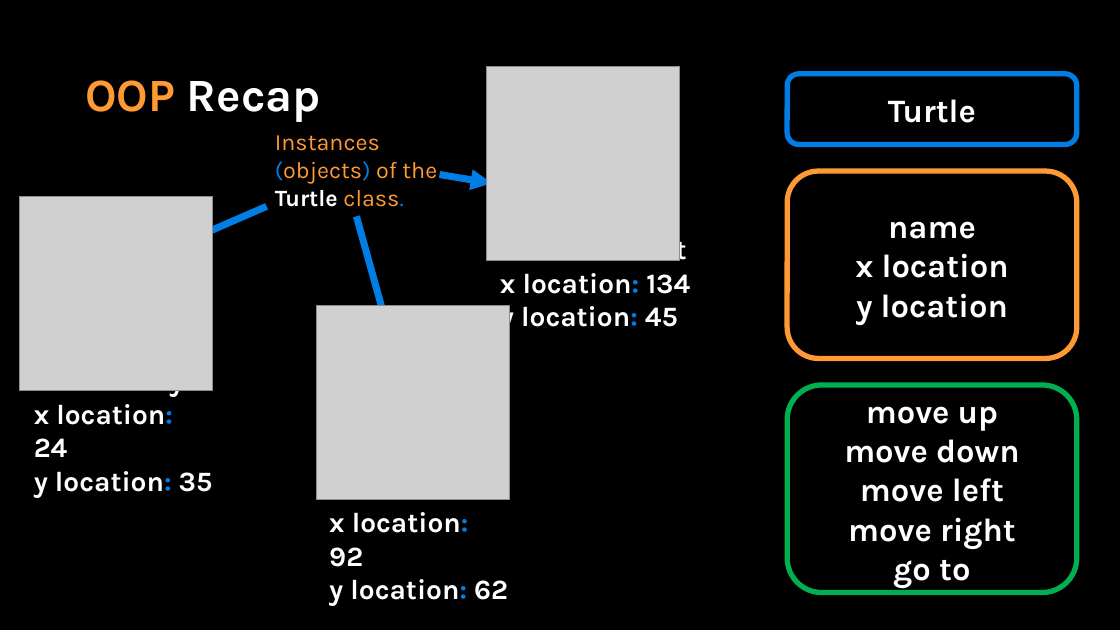
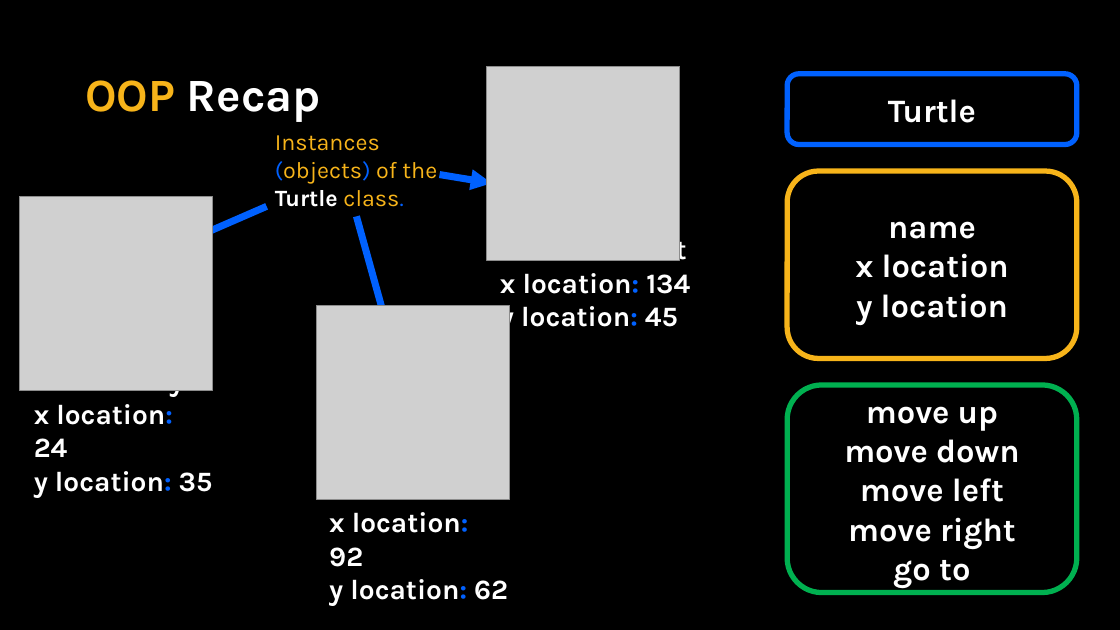
Before and after one commit to APS106/APS106-winter-2024-kinsella-goodfellow, a slide deck: slide 5 of lectures/week9/lecture3/slides/week9_lecture3.pptx. Drawn at 1120x630 pixels with LibreOffice and Linux fonts; fonts in the diff are those of the drawing; grey boxes stand for pictures; background and template pictures are left out. Boxes give left, top, right and bottom in pixels: in the first picture for what was removed or moved away, otherwise in the second. Text is boxed around its words. In the diff, an @@ line names an element or a change of style, - is before the commit and + after.

```diff
--- a/lectures/week9/lecture3/slides/week9_lecture3.pptx
+++ b/lectures/week9/lecture3/slides/week9_lecture3.pptx
@@ title "OOP Recap" at (x1=85, y1=80, x2=321, y2=122): text colour #FF9933 to #F7B41A in "OOP" @@
@@ rounded rectangle "Turtle" at (x1=787, y1=74, x2=1077, y2=145): outline #017EE5 4.5 pt to #0061FF 4.5 pt @@
@@ text "Instances (objects) of the Turtle ..." at (x1=275, y1=135, x2=437, y2=207): text colour #FF9933 to #F7B41A in "Instances (objects) of the class."; text colour #017EE5 to #0061FF in "(objects) class." @@
@@ arrow (439, 175) - (492, 183): stroke #017EE5 6 pt to #0061FF 6 pt @@
@@ rounded rectangle "name" at (x1=787, y1=171, x2=1077, y2=359): outline #FF9933 4.5 pt to #F7B41A 4.5 pt @@
@@ arrow (266, 207) - (176, 246): stroke #017EE5 6 pt to #0061FF 6 pt @@
@@ arrow (356, 217) - (389, 334): stroke #017EE5 6 pt to #0061FF 6 pt @@
@@ text colour #017EE5 to #0061FF in "name:", "location:", "location:" in 3 elements at (x1=34, y1=390, x2=213, y2=497), (x1=329, y1=499, x2=508, y2=606), (x1=500, y1=234, x2=690, y2=333) @@
```
Also in this commit, not shown: 37 other slides changed, 8 other files.
